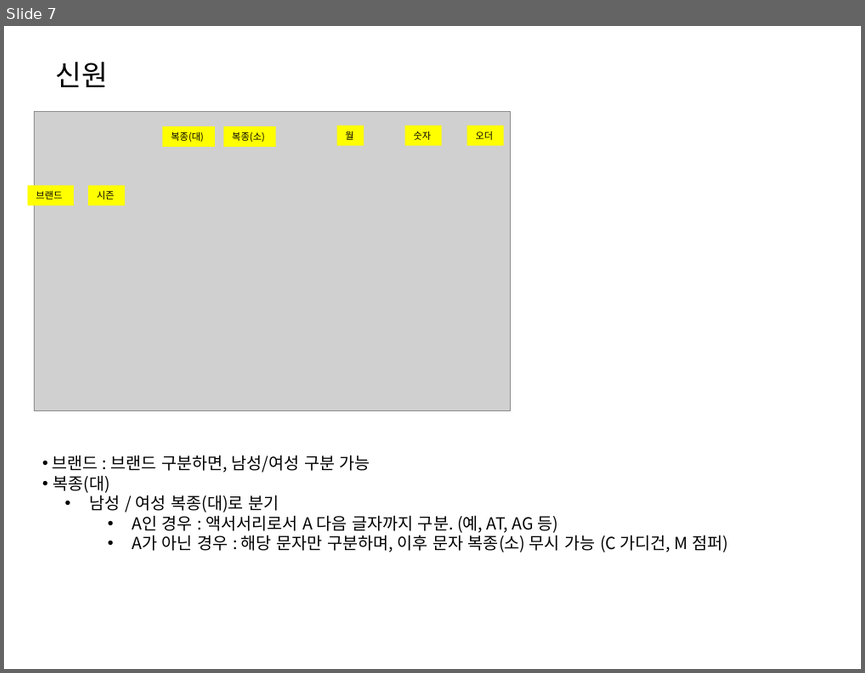
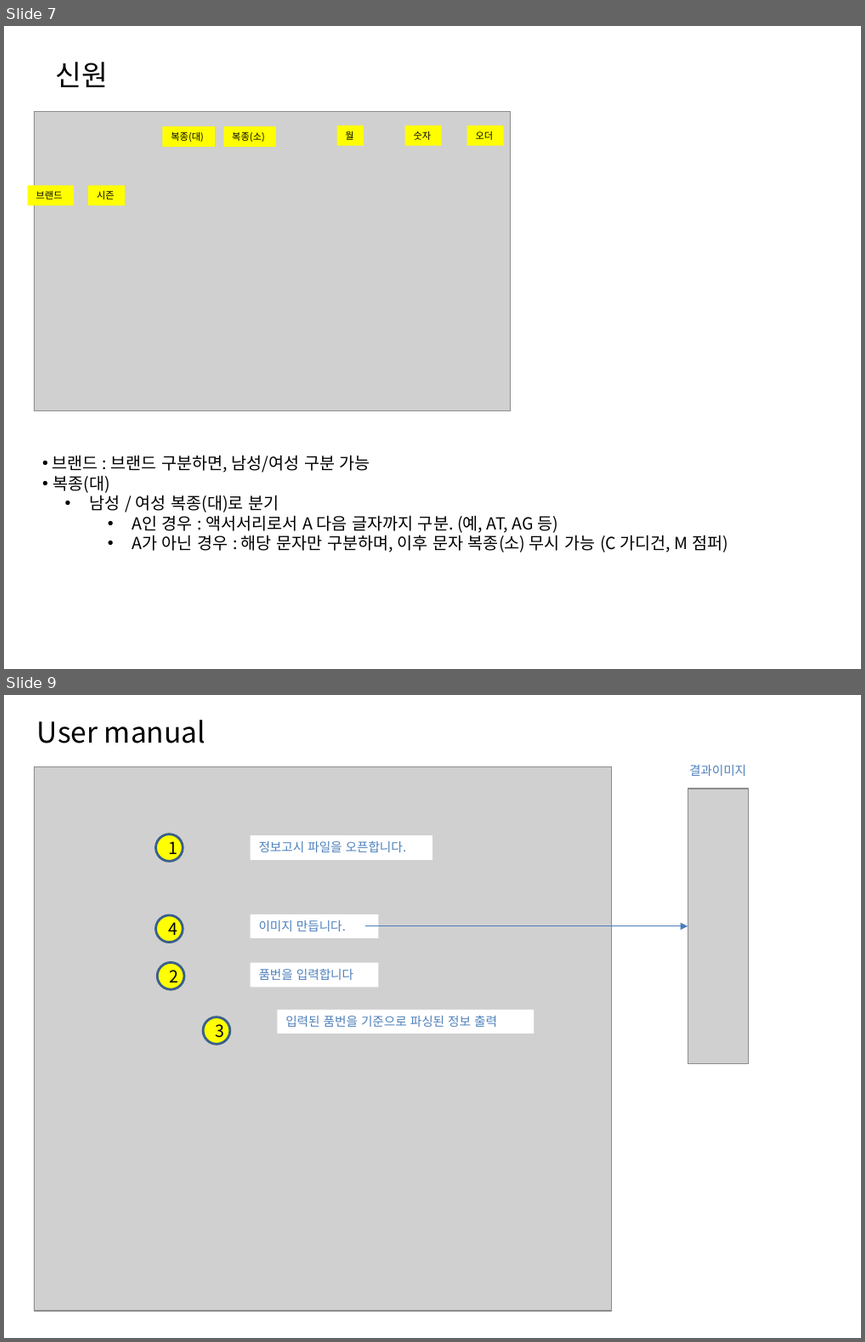
Before and after one commit to suni1015/ImageMaking, a slide deck: 00_doc/우리집SW_ImageMaking_QnA_210105.pptx. Shown one above the other, each under a label of ours: slide 7 before the commit, slides 7 and 9 after it; the slides between them are not shown. The pictures are 865x673 and 865x1342 pixels, drawn with LibreOffice and Linux fonts; fonts in the diff are those of the drawing; grey boxes stand for pictures. Boxes give left, top, right and bottom in pixels: in the first picture for what was removed or moved away, otherwise in the second. Text is boxed around its words. In the diff, an @@ line names an element or a change of style, - is before the commit and + after.

```diff
--- a/00_doc/우리집SW_ImageMaking_QnA_210105.pptx
+++ b/00_doc/우리집SW_ImageMaking_QnA_210105.pptx
@@ slide 9 added at <box>4,695,861,1338</box>, background #FFFFFF @@
@@ title added at <box>37,720,205,743</box>, 24 pt, text #000000 @@
+User manual
@@ picture added at <box>34,767,612,1311</box> @@
@@ text added at <box>689,765,746,776</box>, 10.5 pt, text #4F81BD @@
+결과이미지
@@ picture added at <box>687,789,749,1063</box> @@
@@ ellipse added at <box>155,834,182,861</box>, fill #FFFF00, outline #3A5F8C 2 pt, 14 pt, text #000000 @@
+1
@@ rectangle added at <box>250,835,432,861</box>, fill #FFFFFF, 10.5 pt, text #4F81BD @@
+정보고시 파일을 오픈합니다.
@@ ellipse added at <box>155,915,182,941</box>, fill #FFFF00, outline #3A5F8C 2 pt, 14 pt, text #000000 @@
+4
@@ rectangle added at <box>250,914,378,938</box>, fill #FFFFFF, 10.5 pt, text #4F81BD @@
+이미지 만듭니다.
@@ arrow added from (364, 926) to (687, 926), #4B7EBC 0.75 pt @@
@@ ellipse added at <box>157,962,184,989</box>, fill #FFFF00, outline #3A5F8C 2 pt, 14 pt, text #000000 @@
+2
@@ rectangle added at <box>250,962,378,987</box>, fill #FFFFFF, 10.5 pt, text #4F81BD @@
+품번을 입력합니다
@@ ellipse added at <box>203,1017,229,1043</box>, fill #FFFF00, outline #3A5F8C 2 pt, 14 pt, text #000000 @@
+3
@@ rectangle added at <box>278,1009,534,1033</box>, fill #FFFFFF, 10.5 pt, text #4F81BD @@
+입력된 품번을 기준으로 파싱된 정보 출력
```
Also in this commit, not shown: 1 other slide added, 1 slide removed, 1 other file.
